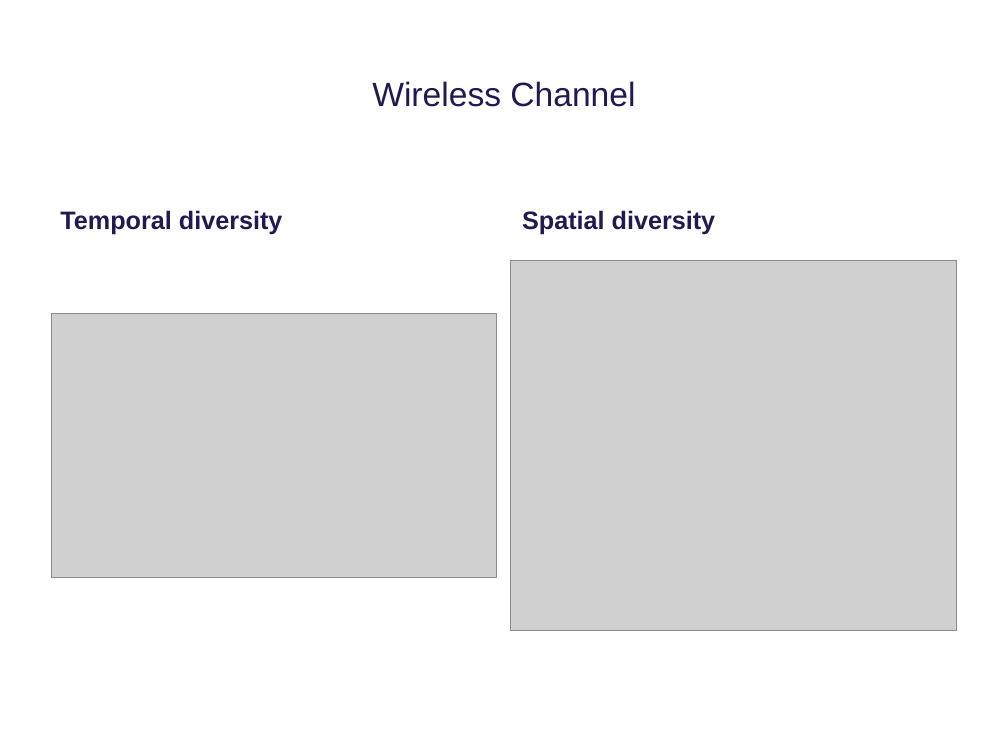
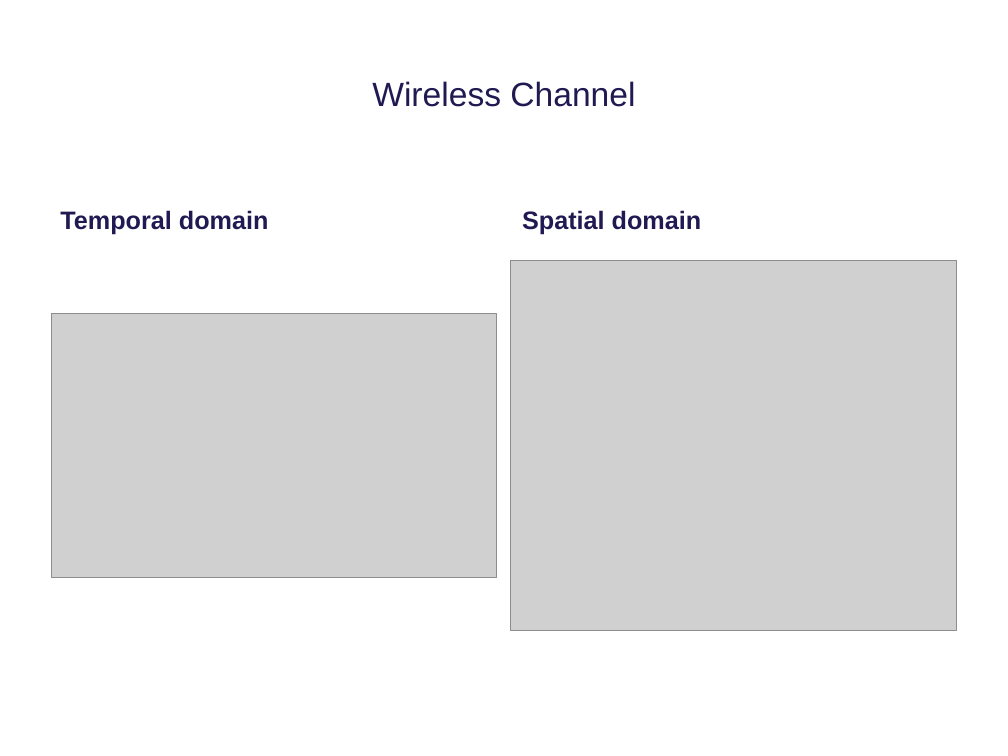
Before and after one commit to tkjj13/P8, a slide deck: slide 10 of ppt/final.pptx. Drawn at 1008x756 pixels with LibreOffice and Linux fonts; fonts in the diff are those of the drawing; grey boxes stand for pictures; background and template pictures are left out. Boxes give left, top, right and bottom in pixels: in the first picture for what was removed or moved away, otherwise in the second. Text is boxed around its words. In the diff, an @@ line names an element or a change of style, - is before the commit and + after.

Commit message:
ppt

```diff
--- a/ppt/final.pptx
+++ b/ppt/final.pptx
@@ text at [60, 210, 269, 235]: text changed @@
-Temporal diversity
+Temporal domain
@@ text at [522, 210, 701, 235]: text changed @@
-Spatial diversity
+Spatial domain
```
Also in this commit, not shown: 3 other slides changed, 2 slides removed.
